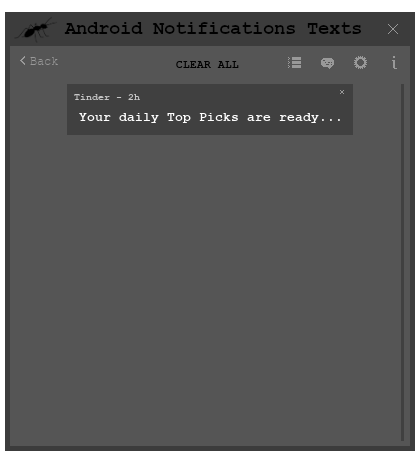
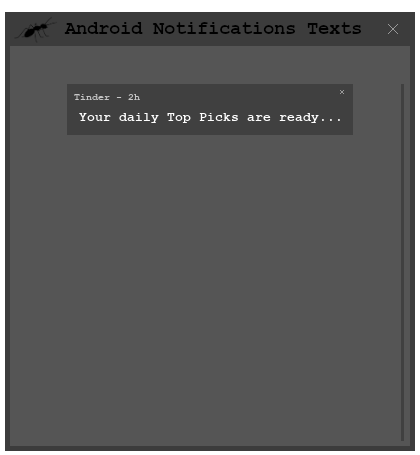
Layered file, before and after one edit (420px x 455px). Changes by layer:
hid group "navBar" (22 layers) over [left=20, top=56, right=397, bottom=69]
